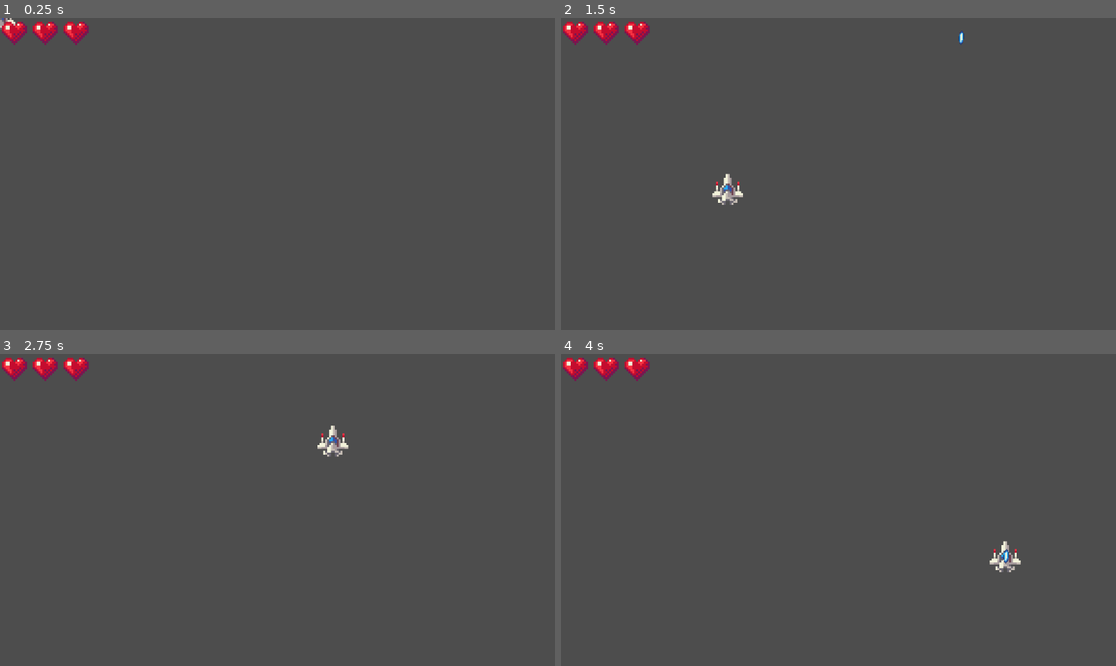
Above: before the commit, frames 1-4 (two rows, left to right).
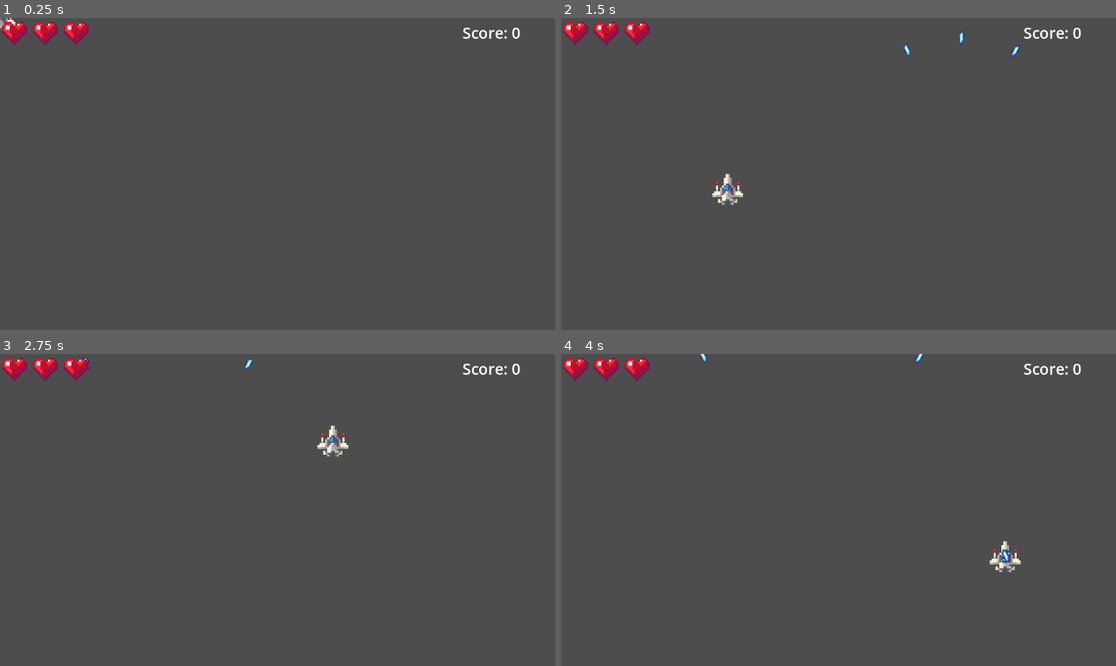
Above: after the commit, the same moments.

Repository: Dz373/ToyBoxJam2025
Game: Godot game, scene res://main.tscn
The game is run twice, just before and just after one commit, with the same random seed, the same clock (stepped at 60 frames per second) and the same inputs. The engine's default icon, where the game draws it, is replaced by a stand-in: a white triangle on a blue panel in a dark square.
Inputs (mouse positions are in pixels of both pictures, inside the frame that each line leads up to):
- Up to frame 1 (0.25 s): no input
- Up to frame 2 (1.5 s): tap Enter at 0.5 s; move the mouse to (960, 158) at 0.52 s; move the mouse to (727, 189) at 1.27 s
- Up to frame 3 (2.75 s): move the mouse to (333, 441) at 2.02 s
- Up to frame 4 (4 s): move the mouse to (810, 572) at 2.77 s; move the mouse to (1005, 556) at 3.52 s

The runs differ from the first frame. In frame 1, 0.2% of the frame differs, in the area x 83-94%, y 3-7%; in frame 2, 0.2%; in frame 3, 0.2%; in frame 4, 0.3%, in the area x 25-94%, y 0-68%.

Commit message:
score counter

Diff:
--- a/Scripts/game_manager.gd
+++ b/Scripts/game_manager.gd
@@ -3,12 +3,16 @@
 
 @onready var ship = $Ship
 @onready var health_bar = $UI/ShipHealth
+@onready var score_counter = $UI/ScoreCounter
 
 var enemy_prefab
 @export var enemy_weights : Array[int]
 @export var enemies : Array[PackedScene]
 
-var score = 0
+var score = 0:
+	set(val):
+		score = val
+		score_counter.text = "Score: " + str(score)
 
 func _on_enemy_spawn_timer_timeout() -> void:
 	var xpos = randi_range(100, 1050)
--- a/Scripts/ship.gd
+++ b/Scripts/ship.gd
@@ -20,7 +20,7 @@
 	diagonal_shot = Projectile.new()
 
 	side_shot.number = 0
-	diagonal_shot.number = 0
+	diagonal_shot.number = 1
 
 	bullet_prefab = preload("res://Prefabs/bullet.tscn")
 
@@ -46,8 +46,8 @@
 
 func  _on_diagonal_timer_timeout() -> void:
 	for i in diagonal_shot.number:
-		shoot(diagonal_shot, Vector2(1,-1).normalized())
-		shoot(diagonal_shot, Vector2(-1,-1).normalized())
+		shoot(diagonal_shot, Vector2(1,-2).normalized())
+		shoot(diagonal_shot, Vector2(-1,-2).normalized())
 		await get_tree().create_timer(0.1).timeout
 
 
--- a/main.tscn
+++ b/main.tscn
@@ -23,4 +23,12 @@
 offset_right = 0.0
 offset_bottom = 0.0
 
+[node name="ScoreCounter" type="Label" parent="UI"]
+offset_left = 960.0
+offset_top = 8.0
+offset_right = 1081.0
+offset_bottom = 53.0
+theme_override_font_sizes/font_size = 32
+text = "Score: 0"
+
 [connection signal="timeout" from="EnemySpawnTimer" to="." method="_on_enemy_spawn_timer_timeout"]
